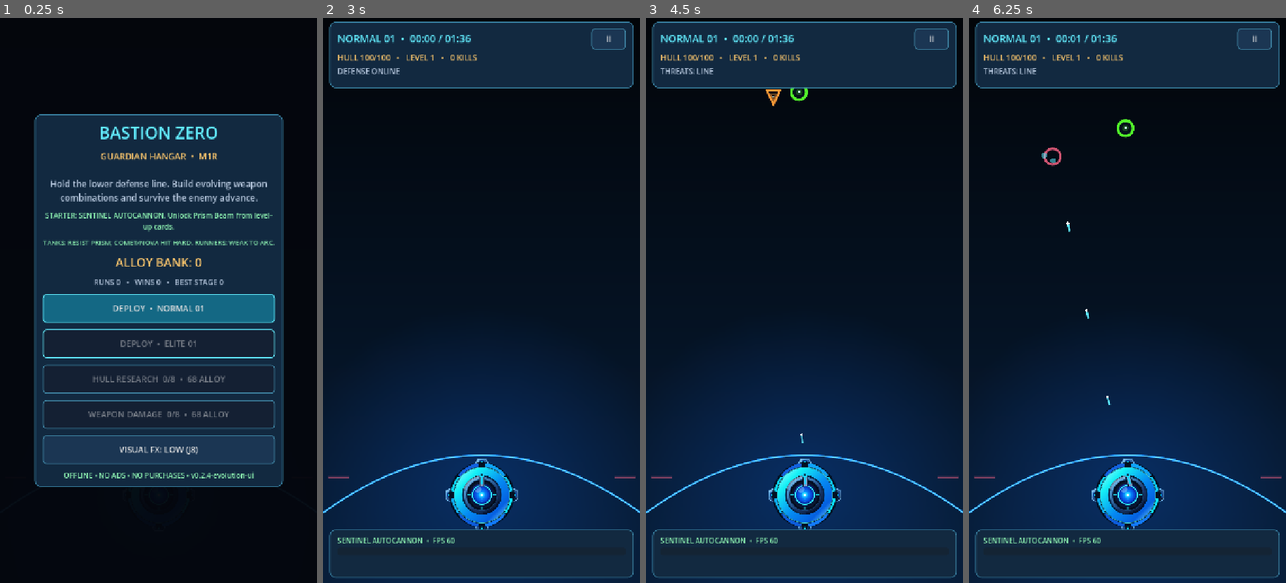
Above: before the commit, frames 1-4 (left to right).
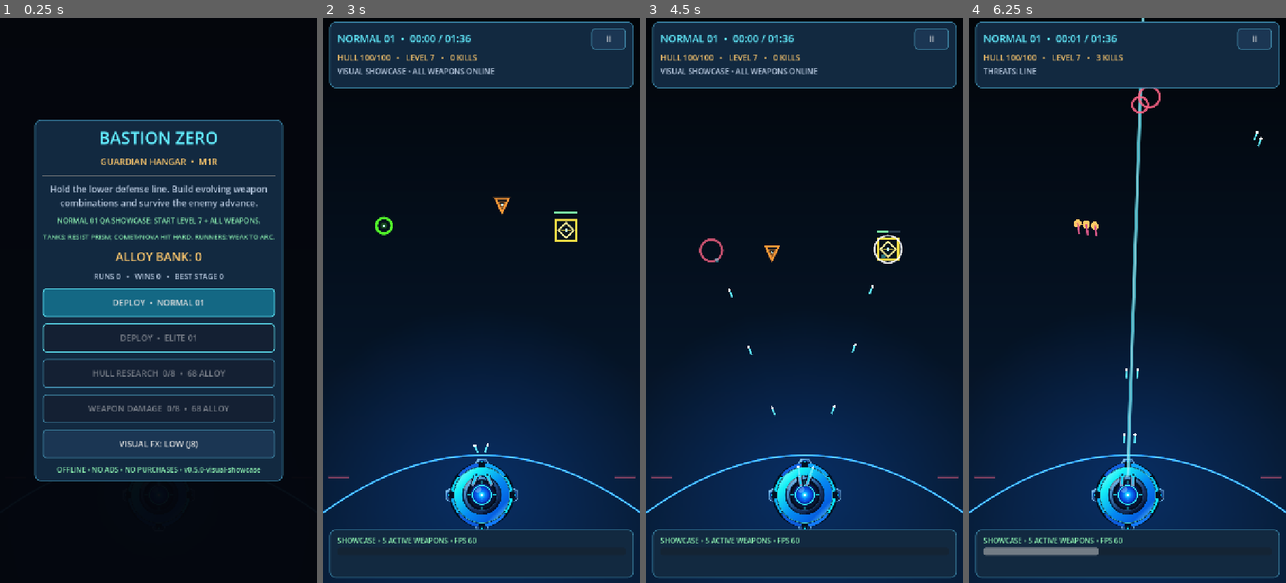
Above: after the commit, the same moments.

Repository: dante-souza/bastion_zero
Game: Godot game, scene res://scenes/main.tscn
The game is run twice, just before and just after one commit, with the same random seed, the same clock (stepped at 60 frames per second) and the same inputs.
Inputs:
- Up to frame 1 (0.25 s): no input
- Up to frame 2 (3 s): click "DEPLOY • NORMAL 01" at 0.5 s; click "II" at 1.25 s; click "ABANDON RUN (NO ALLOY)" at 2 s; click "DEPLOY • NORMAL 01" at 2.75 s
- Up to frame 3 (4.5 s): click "II" at 3.5 s; click "RESUME" at 4.25 s
- Up to frame 4 (6.25 s): click "II" at 5 s; click "RESUME" at 5.75 s

The runs differ from the first frame. In frame 1, 15% of the frame differs, in the area x 10-90%, y 17-83%; in frame 2, 1.2%; in frame 3, 1.5%; in frame 4, 2.4%.

Commit message:
feat(showcase): start NORMAL 01 at level 7 with five live weapons and mixed enemies

Diff:
--- a/scripts/arena.gd
+++ b/scripts/arena.gd
@@ -51,16 +51,19 @@
 var breaches := 0
 var combat_event := "DEFENSE ONLINE"
 var event_time := 0.0
+var showcase_active := false
+var _showcase_elite_spawned := false
 
 func _ready() -> void:
     rng.randomize()
     set_process(true)
     set_physics_process(true)
 
-func begin_run(permanent_upgrades: Dictionary, selected_stage: int = 1, reduced_fx: bool = true) -> void:
+func begin_run(permanent_upgrades: Dictionary, selected_stage: int = 1, reduced_fx: bool = true, showcase: bool = false) -> void:
     meta = permanent_upgrades.duplicate(true)
     stage = clampi(selected_stage, 1, GameCatalog.TOTAL_STAGES)
     low_fx = reduced_fx
+    showcase_active = showcase and stage == 1
     rng.seed = 14057 + stage * 137
     levels = {
         "gun": 1, "beam": 0, "volley": 0, "arc": 0, "nova": 0,
@@ -70,6 +73,10 @@
     weapon_damage = {"gun": 0.0, "beam": 0.0, "volley": 0.0, "arc": 0.0, "nova": 0.0}
     elapsed = 0.0
     level = 1
+    if showcase_active:
+        level = GameCatalog.SHOWCASE_START_LEVEL
+        for key in GameCatalog.SHOWCASE_LOADOUT:
+            levels[key] = int(GameCatalog.SHOWCASE_LOADOUT[key])
     xp = 0
     kills = 0
     next_enemy_id = 1
@@ -91,11 +98,18 @@
     _guardian_damage_until = -1.0
     _elite_spawned = false
     _elite_enraged = false
+    _showcase_elite_spawned = false
     formation_index = 0
     formation_name = "LINE"
     breaches = 0
     combat_event = "DEFENSE ONLINE"
     event_time = 3.0
+    if showcase_active:
+        combat_event = "VISUAL SHOWCASE • ALL WEAPONS ONLINE"
+        _spawn_enemy("grunt", 145.0, 455.0)
+        _spawn_enemy("runner", 340.0, 395.0)
+        _spawn_enemy("tank", 555.0, 470.0)
+        _spawn_timer = 1.60
     state = "running"
     stats_changed.emit(snapshot())
     queue_redraw()
@@ -110,6 +124,7 @@
         "weapons": levels.duplicate(), "focus": focused_id,
         "enemies": enemies.size(), "damage": weapon_damage.duplicate(),
         "formation": formation_name, "breaches": breaches,
+        "showcase": showcase_active,
         "event": combat_event if event_time > 0.0 else ""
     }
 
@@ -163,6 +178,12 @@
         _spawn_formation()
         var progress: float = minf(1.0, elapsed / GameCatalog.stage_duration(stage))
         _spawn_timer = maxf(1.30, 2.55 - 0.74 * progress - float(stage - 1) * 0.24) * rng.randf_range(0.85, 1.15)
+    if showcase_active and not _showcase_elite_spawned and elapsed >= GameCatalog.SHOWCASE_ELITE_TIME:
+        _showcase_elite_spawned = true
+        if enemies.size() < MAX_ENEMIES:
+            _spawn_enemy("elite", 360.0, 215.0)
+            combat_event = "SHOWCASE • ELITE SIGNATURE"
+            event_time = 3.0
     if stage == 2 and not _elite_spawned and elapsed > GameCatalog.stage_duration(stage) * 0.60:
         _elite_spawned = true
         _spawn_enemy("elite", 360.0, 155.0)
--- a/scripts/game_catalog.gd
+++ b/scripts/game_catalog.gd
@@ -2,7 +2,12 @@
 extends RefCounted
 
 ## Bastion Zero's original combat balance; no third-party game resources.
-const GAME_VERSION := "0.2.4-evolution-ui"
+const GAME_VERSION := "0.5.0-visual-showcase"
+## Phase D temporary visual QA fixture for NORMAL 01, not final progression.
+const STAGE_ONE_SHOWCASE := true
+const SHOWCASE_START_LEVEL := 7
+const SHOWCASE_LOADOUT := {"gun": 3, "beam": 1, "volley": 1, "arc": 1, "nova": 1}
+const SHOWCASE_ELITE_TIME := 14.0
 const WORLD_SIZE := Vector2(720.0, 1280.0)
 const GUARDIAN := Vector2(360.0, 1080.0)
 const BREACH_Y := 1040.0
--- a/scripts/main.gd
+++ b/scripts/main.gd
@@ -103,7 +103,11 @@
     for key in GameCatalog.WEAPON_ORDER:
         if int(info["weapons"].get(key, 0)) > 0:
             unlocked.append(GameCatalog.upgrade_name(key))
-    hud_tools.text = " + ".join(unlocked) + "  •  FPS %d" % Engine.get_frames_per_second()
+    if bool(info.get("showcase", false)):
+        hud_tools.text = "SHOWCASE • %d ACTIVE WEAPONS • FPS %d" % [
+            unlocked.size(), Engine.get_frames_per_second()]
+    else:
+        hud_tools.text = " + ".join(unlocked) + "  •  FPS %d" % Engine.get_frames_per_second()
     var current_event: String = String(info.get("event", ""))
     hud_cue.text = current_event if not current_event.is_empty() else "FORMATION: %s  •  BREACHES: %d" % [
         String(info.get("formation", "LINE")), int(info.get("breaches", 0))
@@ -117,7 +121,11 @@
     record = SaveData.validated(record)
     var content := _screen("BASTION ZERO", "GUARDIAN HANGAR  •  M1R")
     content.add_child(_label("Hold the lower defense line. Build evolving weapon combinations and survive the enemy advance.", 20, PALE, true))
-    content.add_child(_label("STARTER: SENTINEL AUTOCANNON. Unlock Prism Beam from level-up cards.", 16, GREEN, true))
+    content.add_child(_label(
+        "NORMAL 01 QA SHOWCASE: START LEVEL 7 + ALL WEAPONS."
+        if GameCatalog.STAGE_ONE_SHOWCASE else
+        "STARTER: SENTINEL AUTOCANNON. Unlock Prism Beam from level-up cards.",
+        16, GREEN, true))
     content.add_child(_label("TANKS: RESIST PRISM; COMET/NOVA HIT HARD. RUNNERS: WEAK TO ARC.", 15, GREEN, true))
     content.add_child(_label("ALLOY BANK: %d" % int(record["bank"]), 27, GOLD, true))
     content.add_child(_label("RUNS %d   •   WINS %d   •   BEST STAGE %d" % [
@@ -159,7 +167,8 @@
     current_stage = selected_stage
     _clear()
     hud.show()
-    arena.begin_run(record["meta"], current_stage, bool(record["low_fx"]))
+    arena.begin_run(record["meta"], current_stage, bool(record["low_fx"]),
+        GameCatalog.STAGE_ONE_SHOWCASE and current_stage == 1)
 
 func _pause() -> void:
     if arena.state != "running":
--- a/tests/test_smoke.gd
+++ b/tests/test_smoke.gd
@@ -14,6 +14,28 @@
 
 func _run() -> void:
     _expect(GameCatalog.TOTAL_STAGES == 2, "normal and elite stages")
+    _expect(GameCatalog.STAGE_ONE_SHOWCASE and GameCatalog.SHOWCASE_START_LEVEL >= 6, "NORMAL 01 has explicit test-only higher-level start")
+    var preview := Arena.new()
+    root.add_child(preview)
+    preview.begin_run({}, 1, true, true)
+    _expect(preview.showcase_active and preview.level == GameCatalog.SHOWCASE_START_LEVEL, "showcase initializes higher player level immediately")
+    _expect(preview.enemies.size() == 3 and String(preview.enemies[2]["kind"]) == "tank", "showcase starts with mixed visible enemies")
+    _expect(int(preview.levels["gun"]) >= 3 and int(preview.levels["beam"]) > 0 and int(preview.levels["volley"]) > 0 and int(preview.levels["arc"]) > 0 and int(preview.levels["nova"]) > 0, "showcase starts with all five active weapons")
+    preview.elapsed = GameCatalog.SHOWCASE_ELITE_TIME
+    preview._showcase_elite_spawned = false
+    preview._physics_process(0.0)
+    _expect(preview._showcase_elite_spawned and preview.enemies.any(func(e: Dictionary) -> bool: return e["kind"] == "elite"), "visual preview spawns real elite before stage midpoint")
+    preview.queue_free()
+    var normal_preview := Arena.new()
+    root.add_child(normal_preview)
+    normal_preview.begin_run({}, 1, true, false)
+    _expect(not normal_preview.showcase_active and normal_preview.level == 1 and int(normal_preview.levels["beam"]) == 0 and normal_preview.enemies.is_empty(), "ordinary run remains unchanged when showcase disabled")
+    normal_preview.queue_free()
+    var stage2_preview := Arena.new()
+    root.add_child(stage2_preview)
+    stage2_preview.begin_run({}, 2, true, true)
+    _expect(not stage2_preview.showcase_active and stage2_preview.level == 1 and int(stage2_preview.levels["nova"]) == 0, "ELITE 01 never receives the NORMAL 01 showcase")
+    stage2_preview.queue_free()
     _expect(GameCatalog.stage_name(1) == "NORMAL 01", "stage one name")
     _expect(GameCatalog.stage_name(2) == "ELITE 01", "stage two name")
     _expect(GameCatalog.stage_duration(2) > GameCatalog.stage_duration(1), "elite lasts longer")
Not shown, changed: README.md
